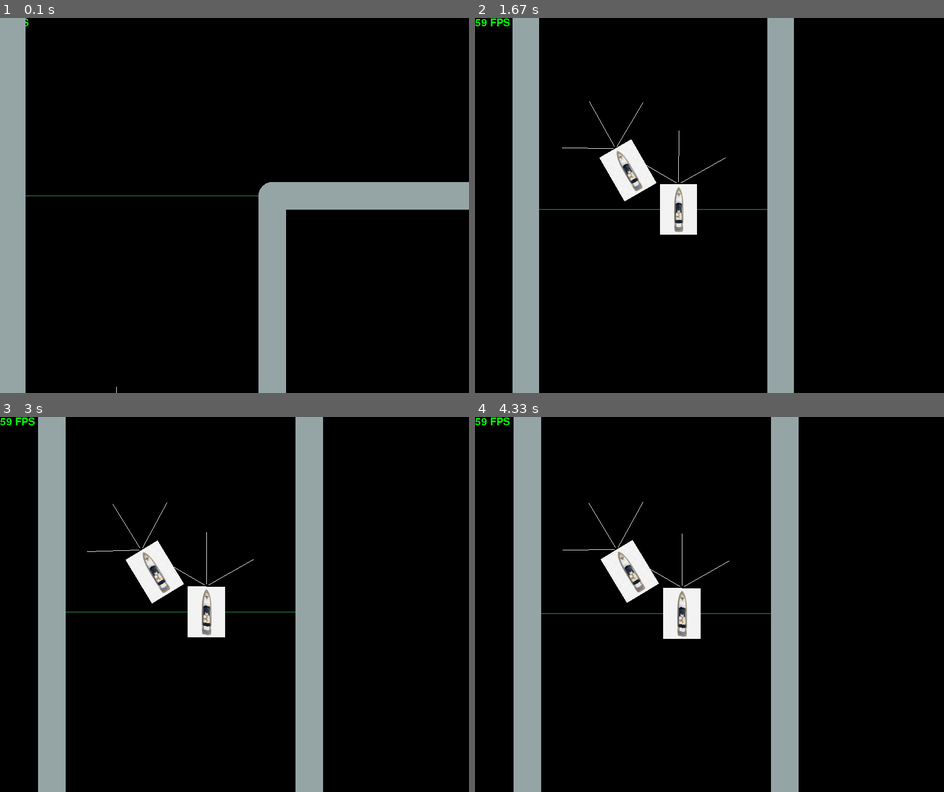
Above: before the commit, frames 1-4 (two rows, left to right).
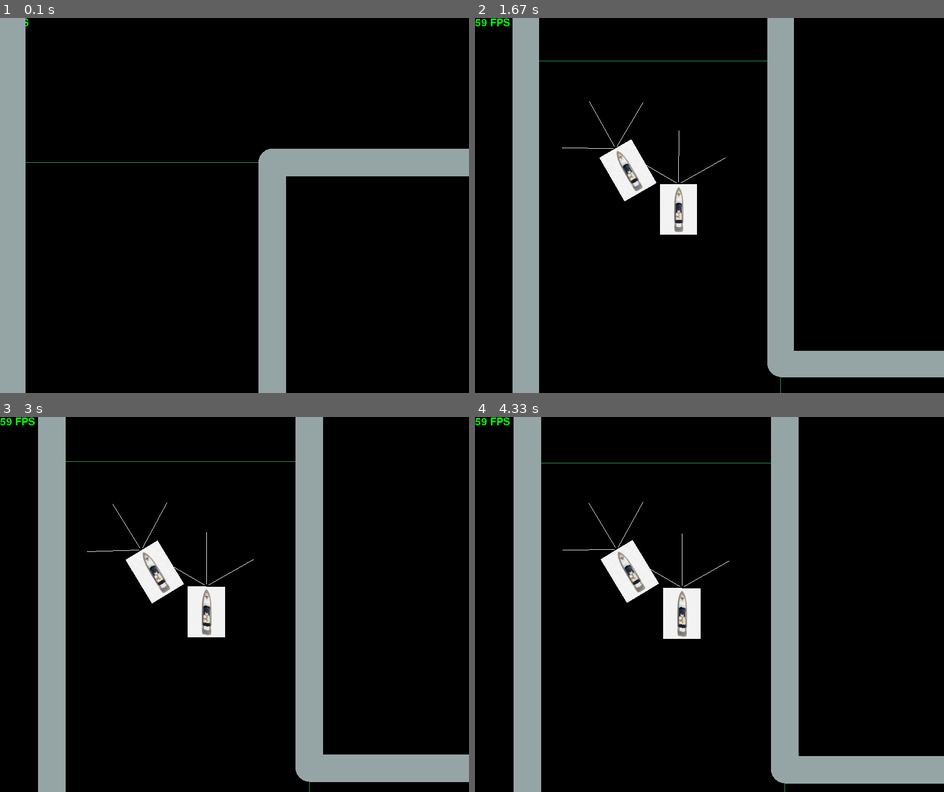
Above: after the commit, the same moments.

Repository: nelttjen/pygame_Project
Game: pygame game, started from Main.py
The game is run twice, just before and just after one commit, with the same random seed, the same clock (stepped at 60 frames per second) and the same inputs.
Inputs:
- Up to frame 1 (0.1 s): no input
- Up to frame 2 (1.67 s): hold Right 0.33-0.8 s; hold Up 0.83-1.13 s; hold Right 1.17-1.63 s
- Up to frame 3 (3 s): hold Left 1.67-2.2 s; hold Down 2.23-2.53 s; hold Left 2.57-2.97 s
- Up to frame 4 (4.33 s): hold Up 3-3.37 s; hold Right 3.4-4.03 s; hold Down from 4.07 s (still down)

The runs differ from the first frame. In frame 1, 6.4% of the frame differs, in the area x 5-100%, y 34-100%; in frame 2, 2.7%; in frame 3, 2.6%; in frame 4, 2.6%.

Commit message:
Добавил счётчик чекпоинтов

Diff:
--- a/Boat/BaseBoat.py
+++ b/Boat/BaseBoat.py
@@ -5,15 +5,19 @@
 import pymunk
 import pygame as pg
 from random import randrange
+from Boat.levelBuilder import SandBox
 
 from Utills.utils import load_image
 
 class BaseBoat:
-    def __init__(self, space, radarManager, settings):
+    def __init__(self, space, radarManager, settings, level):
         mass, im, elasticity, friction = settings
         self.radarCallbacks = defaultdict(list)
         car_mass = mass
         self.turn, self.move = 0, 0
+        self.level = level
+        self.next_checkpoint = 0
+        self.lap = 1
         self.logo_img = load_image(im)
 
         self.car_shape = pymunk.Poly.create_box(None, size=(100, 73))
@@ -36,7 +40,12 @@
             callback(distance, tag, collideShape)
 
     def passCheckpoint(self, distance, tag, collideShape):
-        pass
+        if self.level.get_tag(collideShape) == self.next_checkpoint:
+            self.next_checkpoint += 1
+        if self.next_checkpoint == 13:
+            self.next_checkpoint = 0
+            self.lap += 1
+        self.next_checkpoint_x, self.next_checkpoint_y = self.level.get_coords(self.next_checkpoint)
 
     def set_position(self, x, y):
         self.car_shape.body.position = (x, y)
@@ -57,6 +66,7 @@
         self.car_shape.body.apply_force_at_local_point(
             (10 * move, 3 * turn), (-50, 0)
         )
+        return self.lap
 
     def get_position(self):
         return self.car_shape.body.position.x, self.car_shape.body.position.y
--- a/Boat/KeyboardController.py
+++ b/Boat/KeyboardController.py
@@ -8,7 +8,8 @@
         self.boat = boat
 
     def update(self):
-        self.boat.update(self.move, self.turn)
+        lap = self.boat.update(self.move, self.turn)
+        return lap
 
     def processEvent(self, event):
         if event.type == pg.KEYDOWN:
--- a/Boat/levelBuilder.py
+++ b/Boat/levelBuilder.py
@@ -84,23 +84,23 @@
             0, self.y * 15, self.x * 5,
             self.y * 15, 0)
 
-    def get_coords(self, tag):
+    def get_coords(self, checkpoint):
         c = [(self.x * 2.5, self.x * 2.5), (self.x * 12.5, self.x * 2.5), (self.x * 12.5, self.y * 13.5),
              (self.x * 29.5, self.y * 13.5), (self.x * 29.5, self.x * 2.5), (self.x * 39.5, self.x * 2.5),
              (self.x * 39.5, self.y * 30 - self.x * 2.5), (self.x * 29.5, self.y * 30 - self.x * 2.5),
              (self.x * 29.5, self.y * 16.5), (self.x * 12.5, self.y * 16.5), (self.x * 12.5, self.y * 30 - self.x * 2.5),
              (self.x * 2.5, self.y * 30 - self.x * 2.5), (self.x * 2.5, self.y * 15)]
-        return c[tag]
+        return c[checkpoint]
 
     def get_tag(self, shape):
         return self.dict_checkpoint[shape]
 
     def arrangeBoats(self, boats):
         c = [
-            (self.x * 2, self.y * 14),
-            (self.x * 3, self.y * 15),
-            (self.x * 2, self.y * 16),
-            (self.x * 3, self.y * 17),
-            (self.x * 2, self.y * 18)]
+            (self.x * 2, self.y * 18),
+            (self.x * 3, self.y * 19),
+            (self.x * 2, self.y * 20),
+            (self.x * 3, self.y * 21),
+            (self.x * 2, self.y * 22)]
         for i in range(len(boats)):
             boats[i].set_position(c[i][0], c[i][1])
--- a/Game.py
+++ b/Game.py
@@ -1,3 +1,4 @@
+import sys
 from Boat.BaseBoat import BaseBoat
 from Boat.KeyboardController import KeyboardController
 import pygame as pg
@@ -44,7 +45,9 @@
 
     def update(self):
         for controller in self.controllers:
-            controller.update()
+            lap = controller.update()
+            if lap == 2:
+                sys.exit()
         self.radarManager.updateSensors()
 
         playerX, playerY = self.boats[0].get_position()
--- a/Main.py
+++ b/Main.py
@@ -24,16 +24,18 @@
 
         surface = pg.display.set_mode((self.w, self.h))
 
+        level = SandBox()
+
         boats = [
-            BaseBoat(space, radarManager, (0.5, "yacht.png", 0.5, 0.61)),
-            BaseBoat(space, radarManager, (0.5, "yacht.png", 0.5, 0.61))
+            BaseBoat(space, radarManager, (0.5, "yacht.png", 0.5, 0.61), level),
+            BaseBoat(space, radarManager, (0.5, "yacht.png", 0.5, 0.61), level)
         ]
         controllers = [
             KeyboardController(boats[0], pg.K_LEFT, pg.K_RIGHT, pg.K_UP, pg.K_DOWN),
             KeyboardController(boats[1], "a", "d", "w", "s")
         ]
 
-        game = Game(space, surface, radarManager, boats, controllers, self.FPS, SandBox(), is_debug)
+        game = Game(space, surface, radarManager, boats, controllers, self.FPS, level, is_debug)
         exit_code = game.run()
         pg.quit()
         return exit_code
